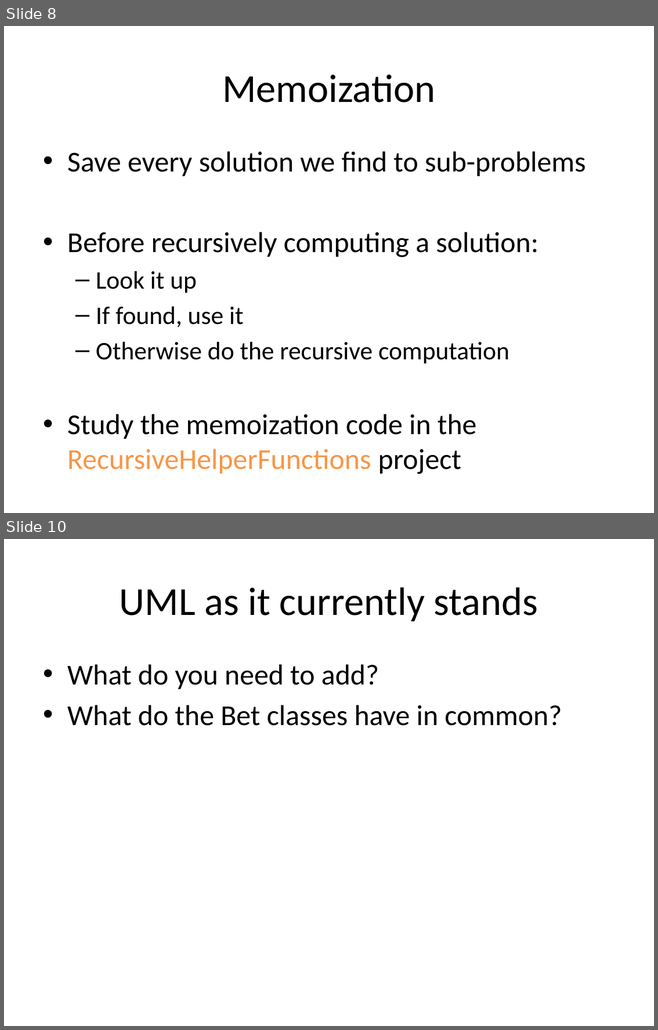
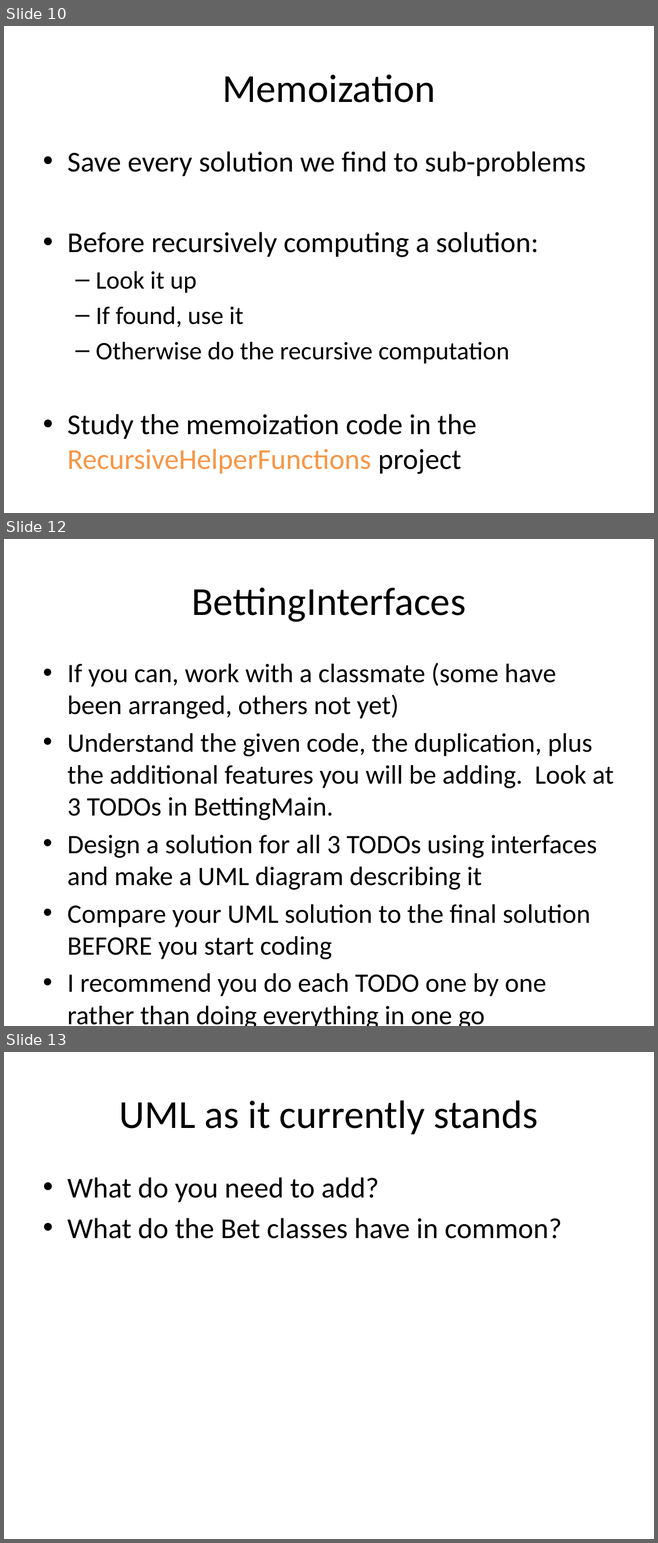
Before and after one commit to RHIT-CSSE/csse220, a slide deck: ClassMaterials/MoreRecursionMoreInterfaces/Slides/More_Interfaces_More_Recursion.pptx. Shown one above the other, each under a label of ours: slides 8 and 10 before the commit, slides 10, 12 and 13 after it; the slides between them are not shown. The pictures are 658x1030 and 658x1543 pixels, drawn with LibreOffice and Linux fonts; fonts in the diff are those of the drawing. Boxes give left, top, right and bottom in pixels: in the first picture for what was removed or moved away, otherwise in the second. Text is boxed around its words. In the diff, an @@ line names an element or a change of style, - is before the commit and + after.

```diff
--- a/ClassMaterials/MoreRecursionMoreInterfaces/Slides/More_Interfaces_More_Recursion.pptx
+++ b/ClassMaterials/MoreRecursionMoreInterfaces/Slides/More_Interfaces_More_Recursion.pptx
@@ slide 12 added at (4, 539, 654, 1026), background #FFFFFF @@
@@ title added at (192, 587, 466, 622), 44 pt, text #000000 @@
+BettingInterfaces
@@ text added at (67, 663, 614, 997), 29.6 pt, text #000000 @@
+• If you can, work with a classmate (some have been arranged, others not yet)
+• Understand the given code, the duplication, plus the additional features you will be adding. Look at 3 TODOs in BettingMain.
+• Design a solution for all 3 TODOs using interfaces and make a UML diagram describing it
+• Compare your UML solution to the final solution BEFORE you start coding
+• I recommend you do each TODO one by one rather than doing everything in one go
@@ what was slide 8 is now slide 10 @@
@@ what was slide 10 is now slide 13 @@
```
Also in this commit, not shown: 1 slide changed, 2 other slides added, 1 other file.
